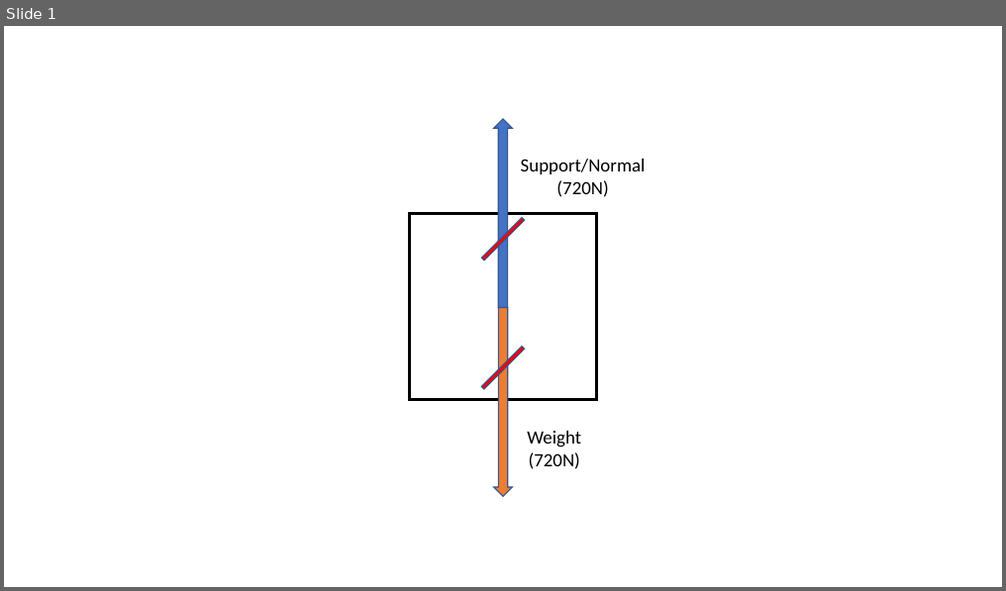
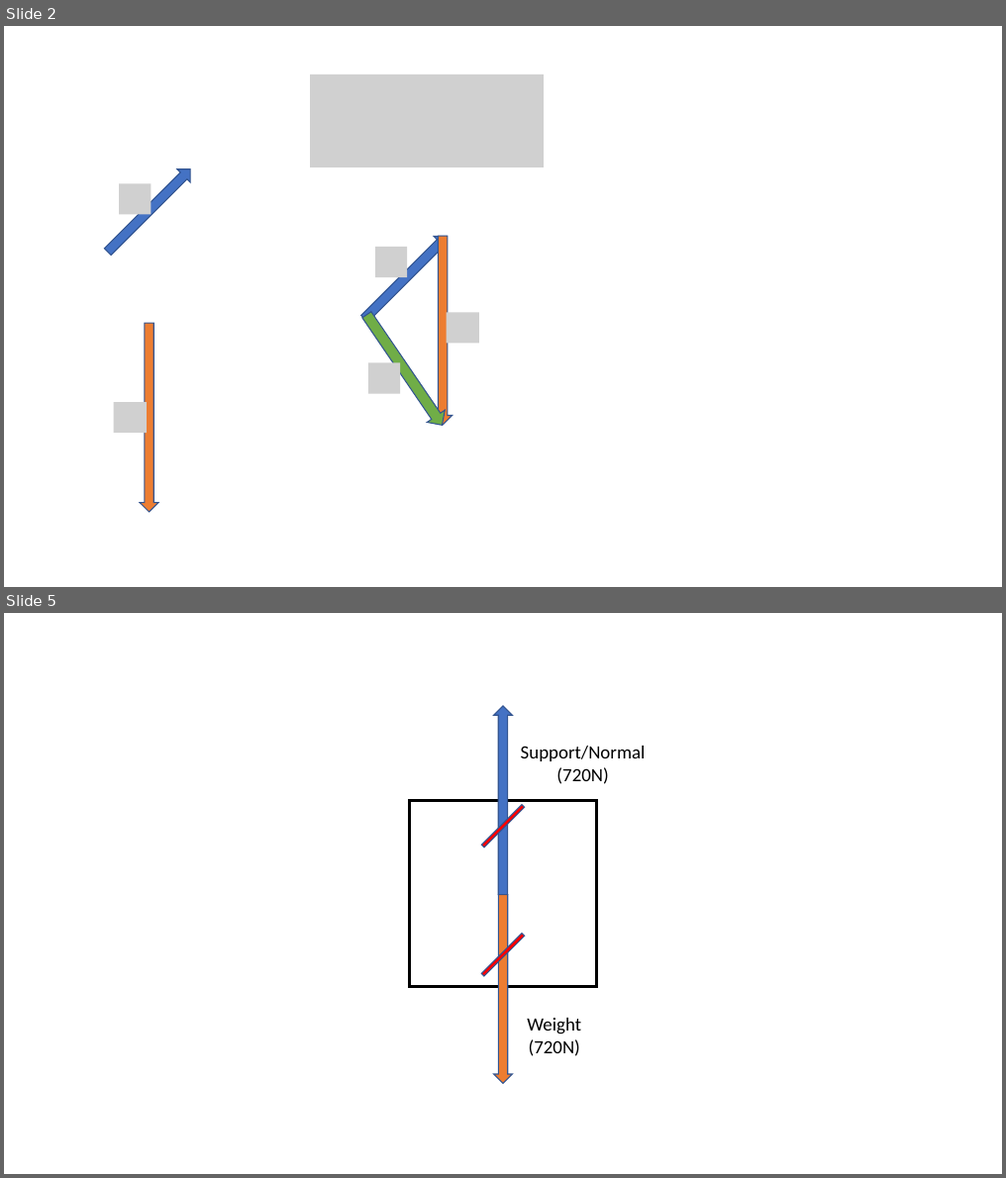
Before and after one commit to finnito/Science, a slide deck: content/12phy/as91171/assets/figures.pptx. Shown one above the other, each under a label of ours: slide 1 before the commit, slides 2 and 5 after it; the slides between them are not shown. The pictures are 1006x591 and 1006x1178 pixels, drawn with LibreOffice and Linux fonts; fonts in the diff are those of the drawing; grey boxes stand for pictures. Boxes give left, top, right and bottom in pixels: in the first picture for what was removed or moved away, otherwise in the second. Text is boxed around its words. In the diff, an @@ line names an element or a change of style, - is before the commit and + after.

```diff
--- a/content/12phy/as91171/assets/figures.pptx
+++ b/content/12phy/as91171/assets/figures.pptx
@@ slide 2 added at (4,26,1002,587), background #FFFFFF @@
@@ picture added at (310,75,544,168) @@
@@ up arrow added at (101,163,197,259), fill #4472C4, outline #325491 1 pt @@
@@ picture added at (119,184,152,215) @@
@@ up arrow added at (357,230,453,325), fill #4472C4, outline #325491 1 pt @@
@@ picture added at (375,247,408,277) @@
@@ up arrow added at (434,236,452,425), fill #ED7D31, outline #325491 1 pt @@
@@ up arrow added at (358,308,451,432), fill #70AD47, outline #325491 1 pt @@
@@ picture added at (447,313,479,344) @@
@@ up arrow added at (140,323,158,512), fill #ED7D31, outline #325491 1 pt @@
@@ picture added at (368,363,401,393) @@
@@ picture added at (113,402,147,433) @@
@@ what was slide 1 is now slide 5 @@
```
Also in this commit, not shown: 3 other slides added, 13 other files.
